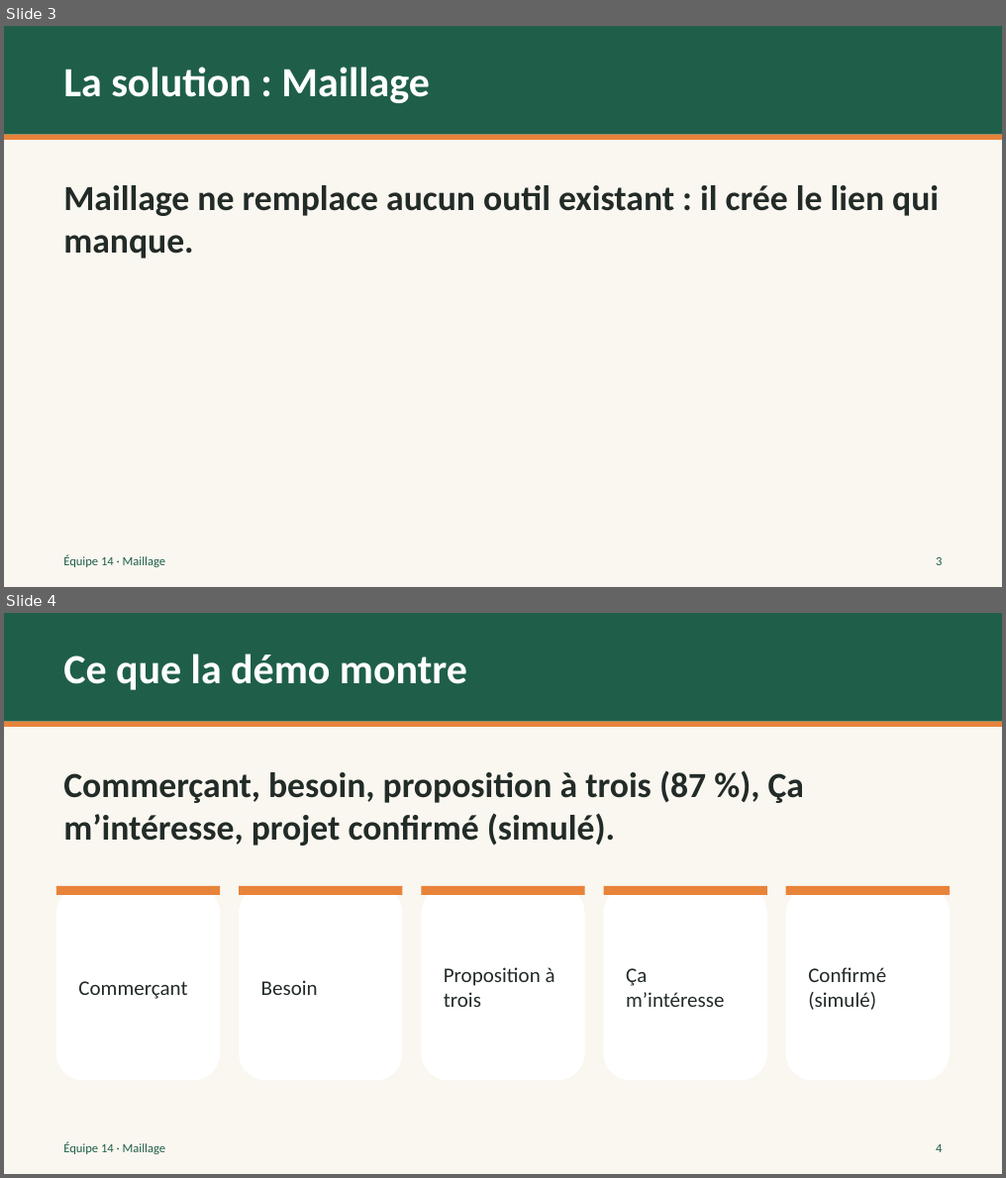
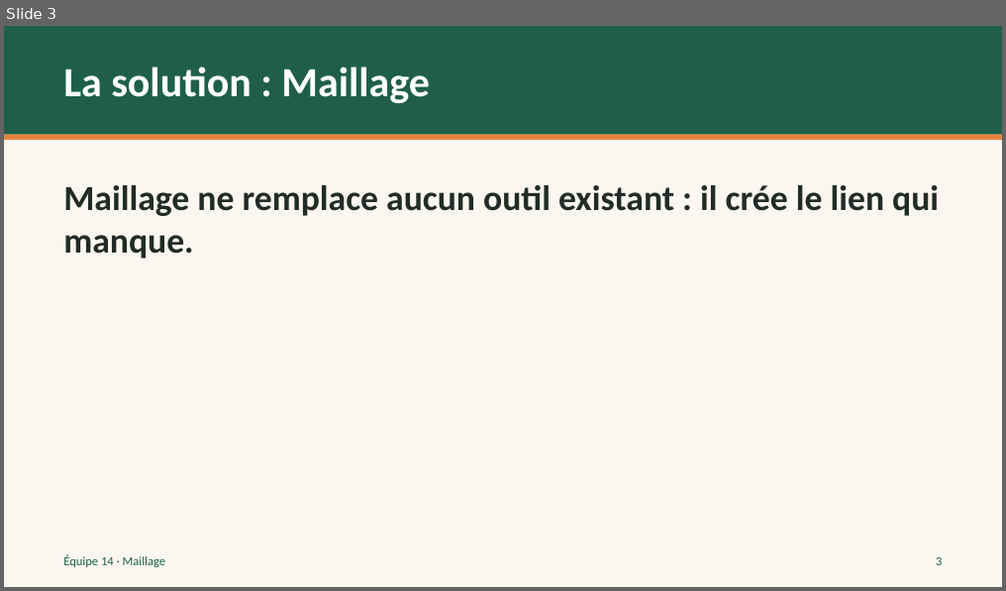
Before and after one commit to cianthiffault2006-png/hackathon-saint-roch-2026, a slide deck: docs/pitch/Maillage.pptx. Shown one above the other, each under a label of ours: slides 3 and 4 before the commit, slide 3 after it. The pictures are 1006x1178 and 1006x591 pixels, drawn with LibreOffice and Linux fonts; fonts in the diff are those of the drawing. Boxes give left, top, right and bottom in pixels: in the first picture for what was removed or moved away, otherwise in the second. Text is boxed around its words. In the diff, an @@ line names an element or a change of style, - is before the commit and + after.

```diff
--- a/docs/pitch/Maillage.pptx
+++ b/docs/pitch/Maillage.pptx
@@ slide 4 removed at bbox=[4, 613, 1002, 1174], background #FAF7F0 @@
@@ rectangle removed at bbox=[4, 613, 1002, 722] @@
@@ text removed at bbox=[63, 654, 467, 690] @@
-Ce que la démo montre
@@ rectangle removed at bbox=[4, 722, 1002, 727] @@
@@ text removed at bbox=[63, 771, 804, 846] @@
-Commerçant, besoin, proposition à trois (87 %), Ça m’intéresse, projet confirmé (simulé).
@@ rounded rectangle removed at bbox=[56, 886, 221, 1081] @@
@@ rectangle removed at bbox=[56, 886, 221, 895] @@
@@ rounded rectangle removed at bbox=[239, 886, 403, 1081] @@
@@ rectangle removed at bbox=[239, 886, 403, 895] @@
@@ rounded rectangle removed at bbox=[421, 886, 585, 1081] @@
@@ rectangle removed at bbox=[421, 886, 585, 895] @@
@@ rounded rectangle removed at bbox=[604, 886, 767, 1081] @@
@@ rectangle removed at bbox=[604, 886, 767, 895] @@
@@ rounded rectangle removed at bbox=[786, 886, 950, 1081] @@
@@ rectangle removed at bbox=[786, 886, 950, 895] @@
@@ text removed at bbox=[444, 967, 555, 1007] @@
-Proposition à trois
@@ text removed at bbox=[626, 968, 724, 1007] @@
-Ça m’intéresse
@@ text removed at bbox=[808, 967, 886, 1010] @@
-Confirmé (simulé)
@@ text removed at bbox=[78, 981, 187, 999] @@
-Commerçant
@@ text removed at bbox=[261, 980, 318, 995] @@
-Besoin
@@ text removed at bbox=[63, 1143, 166, 1155] @@
-Équipe 14 · Maillage
@@ text removed at bbox=[936, 1145, 942, 1153] @@
-4
```
Also in this commit, not shown: 5 slides changed, 7 other files.
